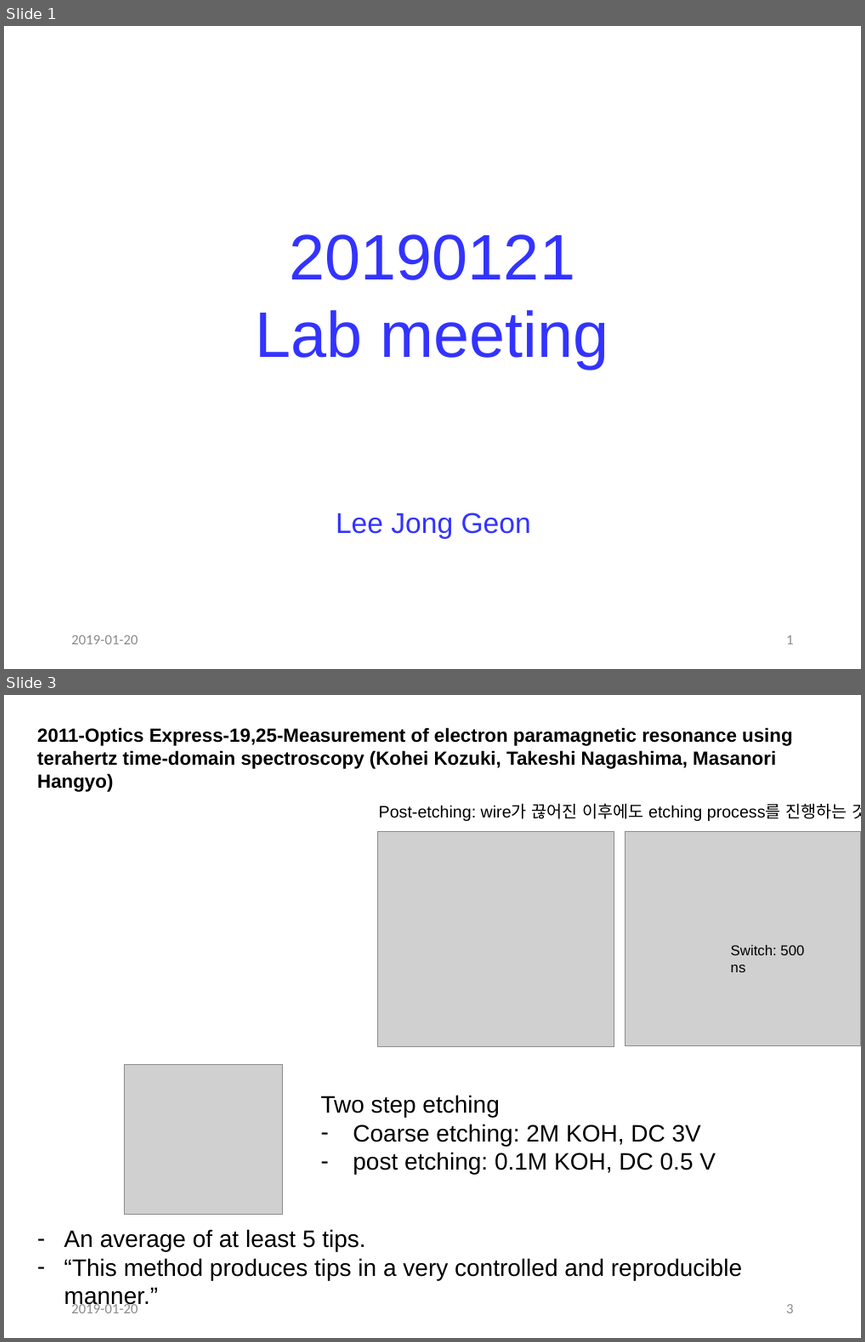
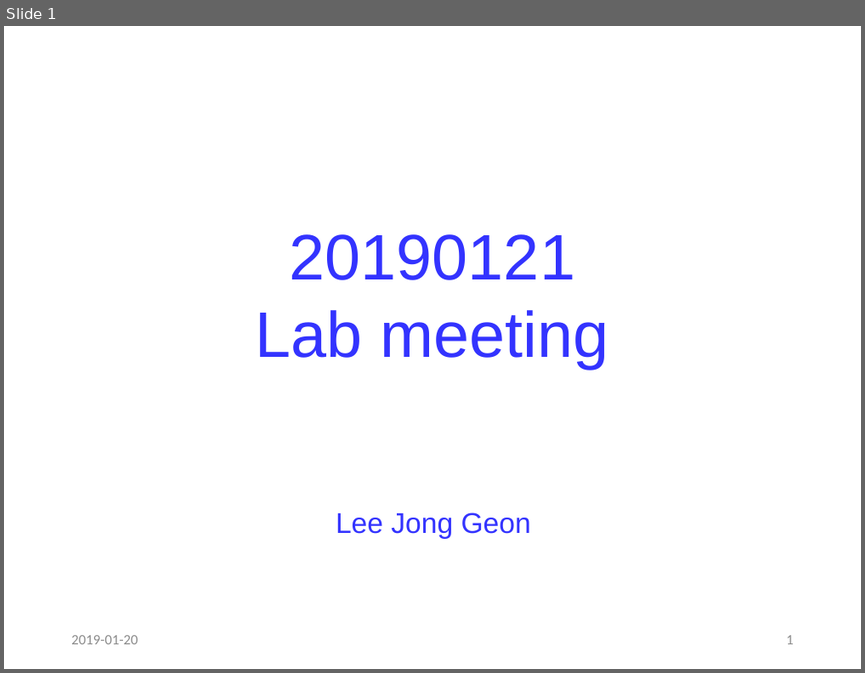
Before and after one commit to jglee96/NBTP_Lab, a slide deck: 랩미팅/201901/190121 (Jong).pptx. Shown one above the other, each under a label of ours: slides 1 and 3 before the commit, slide 1 after it; the slides between them are not shown. The pictures are 865x1342 and 865x673 pixels, drawn with LibreOffice and Linux fonts; fonts in the diff are those of the drawing; grey boxes stand for pictures. Boxes give left, top, right and bottom in pixels: in the first picture for what was removed or moved away, otherwise in the second. Text is boxed around its words. In the diff, an @@ line names an element or a change of style, - is before the commit and + after.

Commit message:
ppt

```diff
--- a/랩미팅/201901/190121 (Jong).pptx
+++ b/랩미팅/201901/190121 (Jong).pptx
@@ slide 3 removed at [4,695,861,1338], background #FFFFFF @@
@@ text removed at [37,727,793,792] @@
-2011-Optics Express-19,25-Measurement of electron paramagnetic resonance using terahertz time-domain spectroscopy (Kohei Kozuki, Takeshi Nagashima, Masanori Hangyo)
@@ text removed at [379,803,861,821] @@
-Post-etching: wire가 끊어진 이후에도 etching process를 진행하는 것
@@ picture removed at [377,832,614,1046] @@
@@ picture removed at [624,831,861,1045] @@
@@ text removed at [731,945,804,972] @@
-Switch: 500 ns
@@ picture removed at [125,1064,283,1214] @@
@@ text removed at [321,1095,715,1174] @@
-Two step etching
-– Coarse etching: 2M KOH, DC 3V
-– post etching: 0.1M KOH, DC 0.5 V
@@ text removed at [64,1229,742,1309] @@
-– An average of at least 5 tips.
-– “This method produces tips in a very controlled and reproducible manner.”
@@ text removed at [71,1302,137,1313] @@
-2019-01-20
@@ page number removed at [786,1304,793,1313] @@
-3
```
Also in this commit, not shown: 2 slides added, 1 other slide removed, 2 other files.
